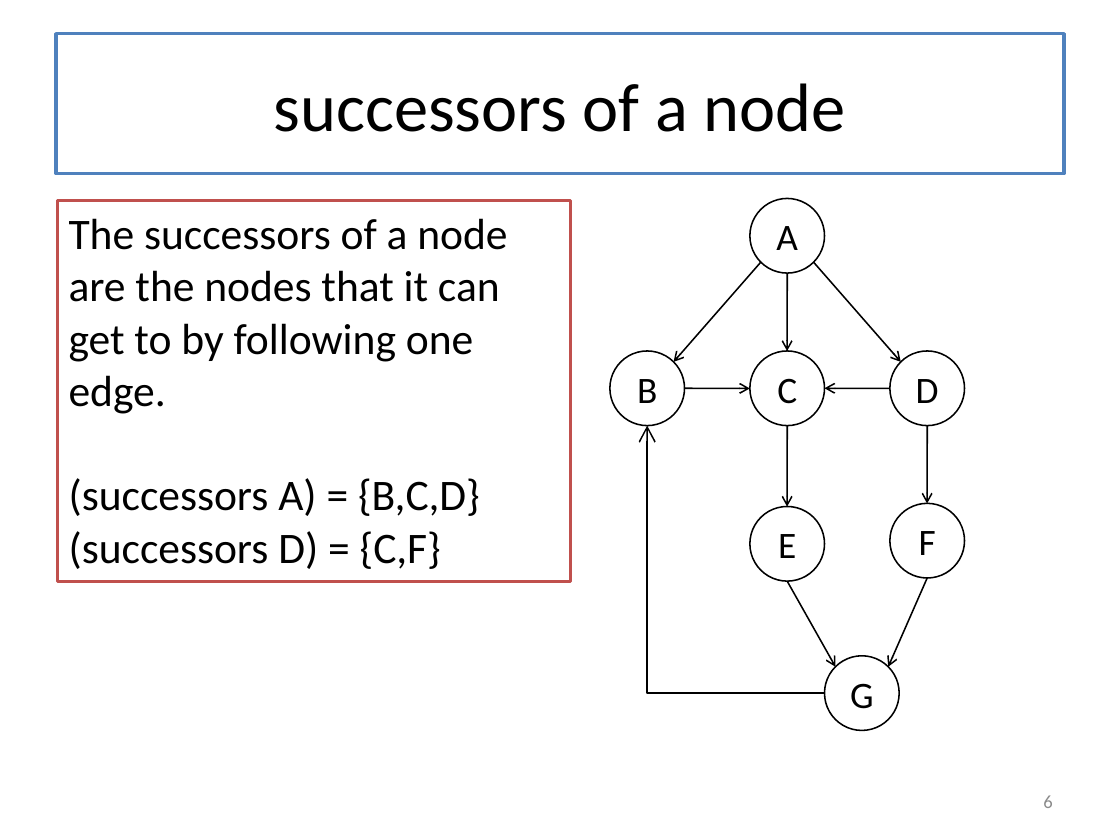
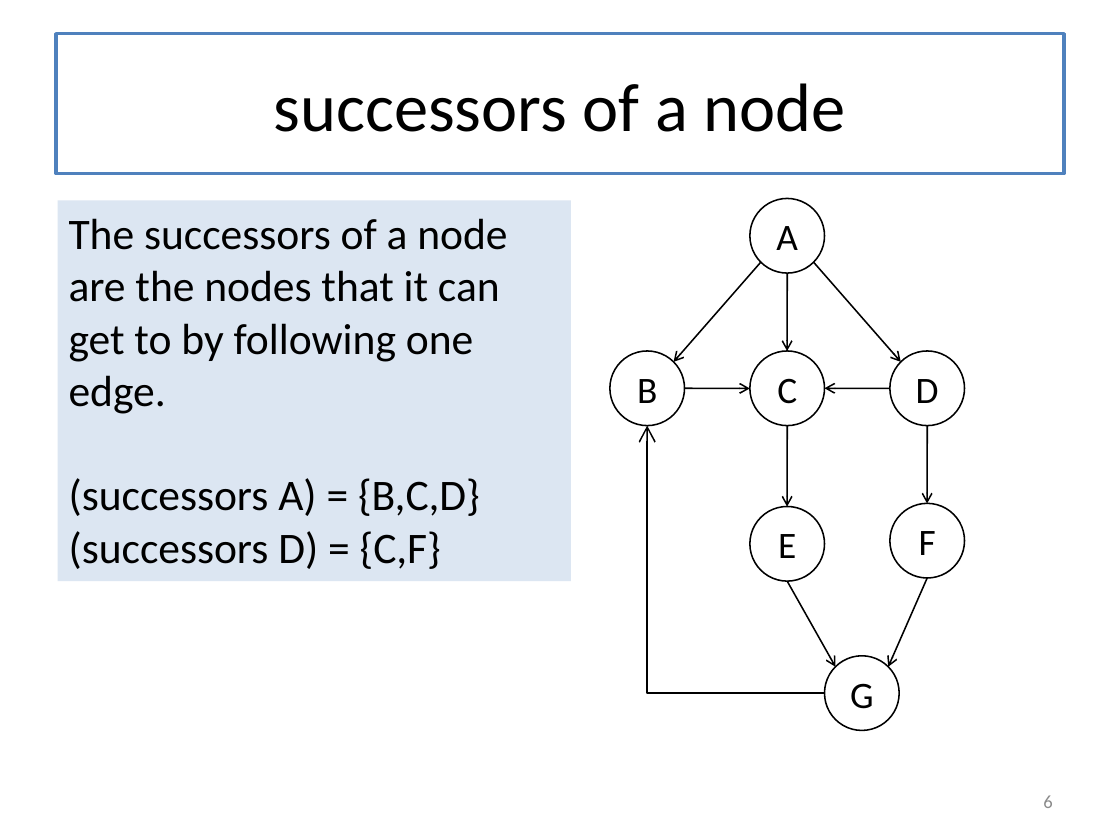
Before and after one commit to mwand/cs5010f16, a slide deck: slide 6 of Slides/Lesson 8.5 Searching in a Graph.pptx. Drawn at 1120x840 pixels with LibreOffice and Linux fonts; fonts in the diff are those of the drawing. Boxes give left, top, right and bottom in pixels: in the first picture for what was removed or moved away, otherwise in the second. Text is boxed around its words. In the diff, an @@ line names an element or a change of style, - is before the commit and + after.

```diff
--- a/Slides/Lesson 8.5 Searching in a Graph.pptx
+++ b/Slides/Lesson 8.5 Searching in a Graph.pptx
@@ rectangle "The successors of a node ..." at (57,200,570,581): fill #FFFFFF to #DCE6F2; outline #C0504D 2 pt to none @@
```
Also in this commit, not shown: 5 other slides changed, 2 slides added, 4 slides removed, 6 other files.
